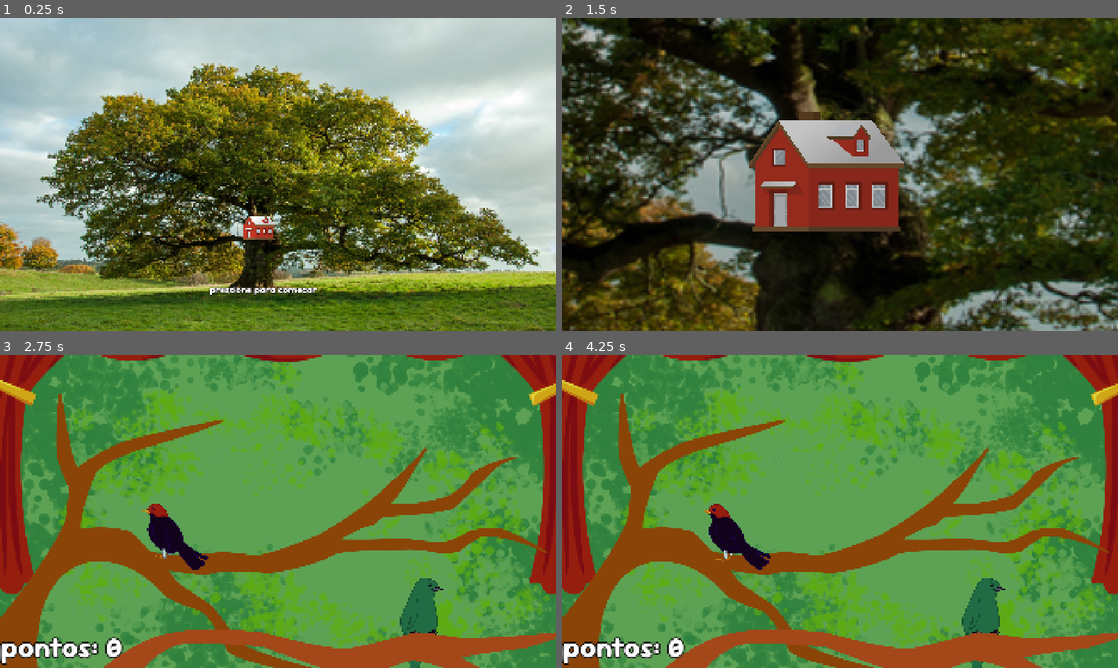
Above: before the commit, frames 1-4 (two rows, left to right).
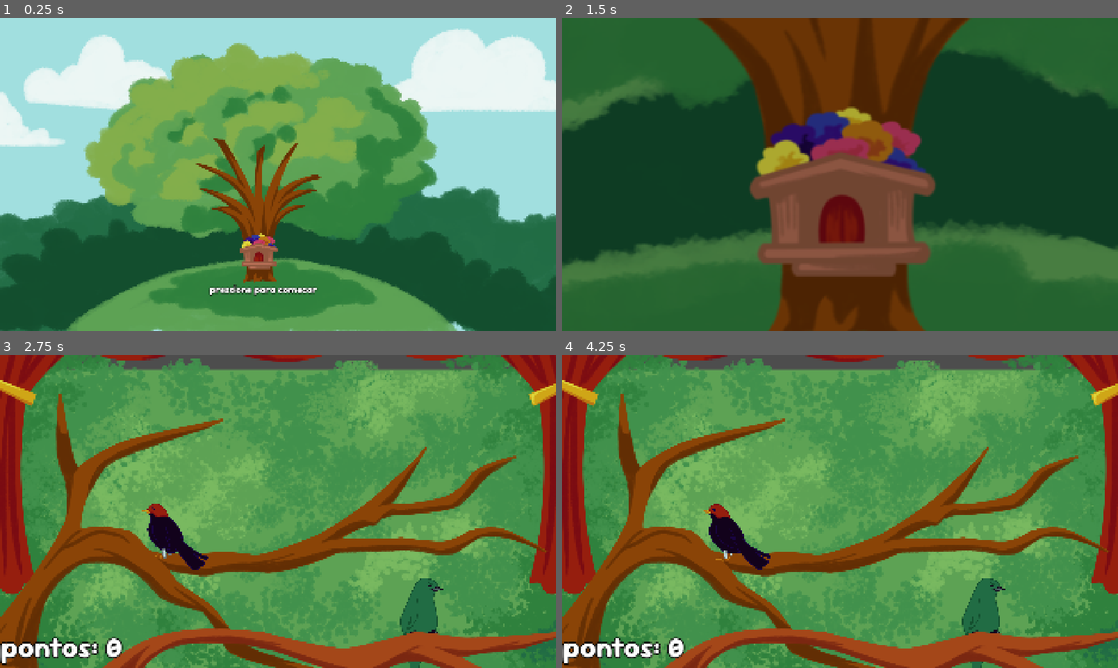
Above: after the commit, the same moments.

Repository: FaunaPolaris/quem-nao-dancar-dancou
Game: Godot game, scene res://mainMenu/mainMenu.tscn
Two runs of this game, one before a commit and one after it. Both use one fixed random seed, a clock stepped at 60 frames per second and the inputs below. Sound files missing from this copy of the repository are replaced by a short silence.
Inputs (mouse positions are in pixels of both pictures, inside the frame that each line leads up to):
- Up to frame 1 (0.25 s): no input
- Up to frame 2 (1.5 s): tap Enter at 0.5 s; move the mouse to (962, 158) at 0.52 s; tap Space ( ) at 0.6 s; tap D (D) at 0.8, 1.35 s; move the mouse to (728, 190) at 1.27 s
- Up to frame 3 (2.75 s): tap S (S) at 1.55 s; click (189, 508) at 2 s
- Up to frame 4 (4.25 s): move the mouse to (895, 442) at 2.77 s; tap S (S) at 2.85 s; tap Space ( ) at 3.05, 3.6 s; move the mouse to (812, 574) at 3.52 s; tap D (D) at 3.8 s

The runs differ from the first frame. In frame 1, 92% of the frame differs, in the area x 0-100%, y 0-100%; in frame 2, 97%; in frame 3, 39%; in frame 4, 39%.

Commit message:
main menu art

Diff:
--- a/levelSelect/levelSelect.tscn
+++ b/levelSelect/levelSelect.tscn
@@ -8,7 +8,6 @@
 [ext_resource type="FontFile" uid="uid://edafsmx010lx" path="res://Shared/font/Sour_Gummy/static/SourGummy-Bold.ttf" id="6_os0ik"]
 [ext_resource type="Shader" uid="uid://bcc3ymfw0urw5" path="res://Shared/shader/godRay.gdshader" id="6_q4fc6"]
 [ext_resource type="FontFile" uid="uid://gvbhd4h8hnys" path="res://Shared/font/Sour_Gummy/static/SourGummy_SemiExpanded-MediumItalic.ttf" id="7_2rl2q"]
-[ext_resource type="StyleBox" uid="uid://clrqgvos1we4r" path="res://levelSelect/resources/scoreBoard.tres" id="8_os0ik"]
 [ext_resource type="FontFile" uid="uid://b0qrr2g3y806y" path="res://Shared/font/Sour_Gummy/static/SourGummy-Regular.ttf" id="9_3n1rp"]
 [ext_resource type="FontFile" uid="uid://x4acwt6ufigu" path="res://Shared/font/Sour_Gummy/static/SourGummy-LightItalic.ttf" id="10_ybgj6"]
 [ext_resource type="Texture2D" uid="uid://8f8b7osf0sfl" path="res://levelSelect/assets/tancabeca_menu.png" id="12_os0ik"]
@@ -49,6 +48,9 @@
 [sub_resource type="RectangleShape2D" id="RectangleShape2D_pmsvn"]
 size = Vector2(1045, 1083)
 
+[sub_resource type="StyleBoxFlat" id="StyleBoxFlat_ybgj6"]
+bg_color = Color(0.227451, 0.533333, 0.345098, 0.494118)
+
 [sub_resource type="LabelSettings" id="LabelSettings_hcn63"]
 line_spacing = -16.0
 font = ExtResource("6_os0ik")
@@ -162,6 +164,9 @@
 [sub_resource type="StyleBoxEmpty" id="StyleBoxEmpty_w5kgr"]
 
 [sub_resource type="StyleBoxEmpty" id="StyleBoxEmpty_m7xjy"]
+
+[sub_resource type="StyleBoxFlat" id="StyleBoxFlat_wjieo"]
+bg_color = Color(0.226923, 0.534546, 0.344415, 0.494118)
 
 [sub_resource type="Animation" id="Animation_inkgg"]
 length = 0.001
@@ -314,7 +319,7 @@
 offset_right = -1048.0
 offset_bottom = 408.0
 mouse_filter = 1
-theme_override_styles/panel = ExtResource("8_os0ik")
+theme_override_styles/panel = SubResource("StyleBoxFlat_ybgj6")
 
 [node name="name" type="Label" parent="ParallaxBackground/ParallaxLayer5/TangaraCabeca-encarnada/ScoreBoard"]
 layout_mode = 0
@@ -413,7 +418,7 @@
 offset_right = 1307.0
 offset_bottom = 283.0
 mouse_filter = 1
-theme_override_styles/panel = ExtResource("8_os0ik")
+theme_override_styles/panel = SubResource("StyleBoxFlat_wjieo")
 
 [node name="name" type="Label" parent="ParallaxBackground/ParallaxLayer5/TangaraDancarino/ScoreBoard"]
 layout_mode = 0
--- a/levelSelect/resources/scoreBoard.tres
+++ b/levelSelect/resources/scoreBoard.tres
@@ -1,9 +1,6 @@
-[gd_resource type="StyleBoxTexture" load_steps=2 format=3 uid="uid://clrqgvos1we4r"]
-
-[ext_resource type="Texture2D" uid="uid://c1h2lw2e8nj31" path="res://Shared/assets/background_menu_fundoverde.png" id="1_430pb"]
+[gd_resource type="StyleBoxTexture" format=3 uid="uid://clrqgvos1we4r"]
 
 [resource]
-texture = ExtResource("1_430pb")
 expand_margin_left = 20.0
 expand_margin_top = 60.0
 expand_margin_right = 20.0
--- a/mainMenu/mainMenu.tscn
+++ b/mainMenu/mainMenu.tscn
@@ -1,8 +1,8 @@
 [gd_scene load_steps=10 format=3 uid="uid://dn273r77ha3f4"]
 
-[ext_resource type="Texture2D" uid="uid://r4wj4dvh16im" path="res://mainMenu/assets/treeBackground.jpeg" id="1_6ay73"]
 [ext_resource type="Script" uid="uid://c6gdvjltg18fg" path="res://mainMenu/mainMenu.gd" id="1_b4frg"]
-[ext_resource type="Texture2D" uid="uid://llfvp8igt871" path="res://mainMenu/assets/house.png" id="2_b4frg"]
+[ext_resource type="Texture2D" uid="uid://cqqnfntkssrba" path="res://mainMenu/assets/background_inicio_ceu.png" id="2_0o04g"]
+[ext_resource type="Texture2D" uid="uid://bx4iteyc5v7mo" path="res://mainMenu/assets/background_inicio_arvore.png" id="3_1dglg"]
 [ext_resource type="FontFile" uid="uid://cvyenicim88j7" path="res://Shared/font/Sour_Gummy/static/SourGummy-ExtraBold.ttf" id="4_yobga"]
 [ext_resource type="AudioStream" uid="uid://dcf5eto56uwhl" path="res://Shared/sound/ambiente menu fora arvore.ogg" id="5_0o04g"]
 
@@ -76,7 +76,7 @@
 "times": PackedFloat32Array(0, 1),
 "transitions": PackedFloat32Array(1, 1),
 "update": 0,
-"values": [Vector2(960, 540), Vector2(900, 730)]
+"values": [Vector2(960, 540), Vector2(888, 805)]
 }
 tracks/2/type = "value"
 tracks/2/imported = false
@@ -103,15 +103,15 @@
 [node name="Camera2D" type="Camera2D" parent="."]
 position = Vector2(960, 540)
 
+[node name="BackgroundInicioCeu" type="Sprite2D" parent="."]
+position = Vector2(943, 542)
+texture = ExtResource("2_0o04g")
+
 [node name="Sprite2D" type="Sprite2D" parent="."]
-scale = Vector2(1.87977, 1.61029)
-texture = ExtResource("1_6ay73")
+position = Vector2(-401, -3)
+scale = Vector2(1.10118, 0.94332)
+texture = ExtResource("3_1dglg")
 centered = false
-
-[node name="House" type="Sprite2D" parent="."]
-position = Vector2(893, 718)
-scale = Vector2(0.0141878, 0.0159802)
-texture = ExtResource("2_b4frg")
 
 [node name="Label" type="Label" parent="."]
 offset_left = 723.0
Binary file changed: Shared/assets/background_menu_fundoverde.png
Binary file changed: Shared/assets/background_menu_galhos.png
Not shown, added: export_presets.cfg
Binary file changed: levelSelect/assets/tancabeca_menu.png
Not shown: 1 places in levelSelect/levelSelect.tscn that only renumber resources
Binary file added: mainMenu/assets/background_inicio.png
Not shown, changed: mainMenu/assets/background_inicio.png.import
Binary file added: mainMenu/assets/background_inicio_arvore.png
Not shown, changed: mainMenu/assets/background_inicio_arvore.png.import
Binary file added: mainMenu/assets/background_inicio_ceu.png
Not shown, added: mainMenu/assets/background_inicio_ceu.png.import
Binary file removed: mainMenu/assets/house.png
(and 1 more such lines)
